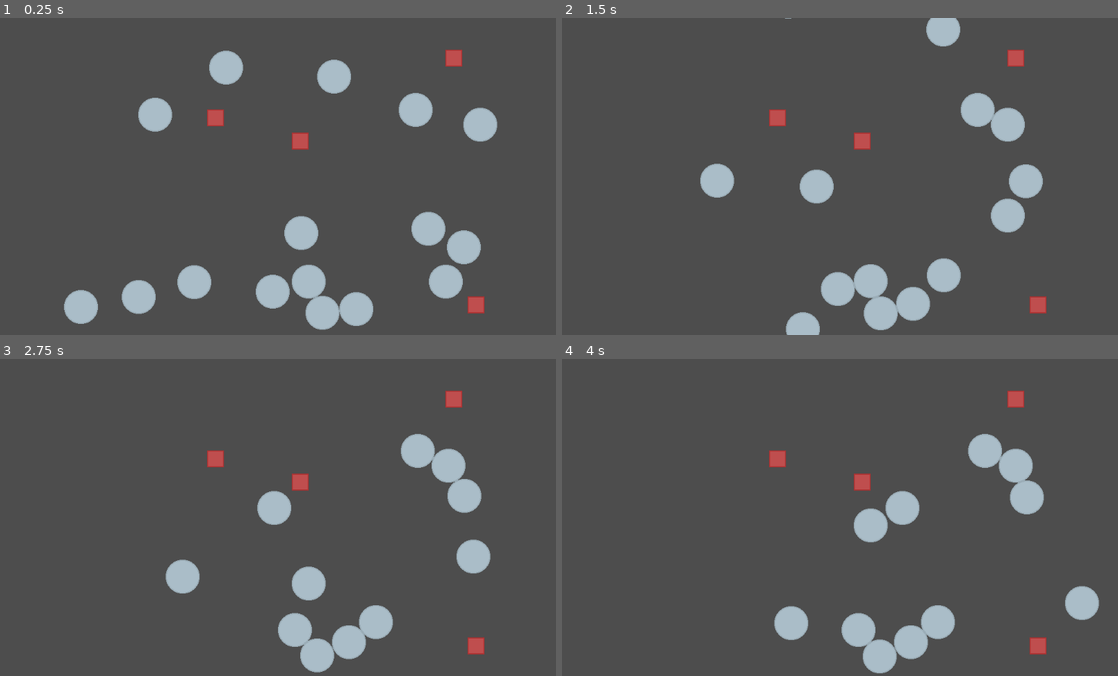
Above: before the commit, frames 1-4 (two rows, left to right).
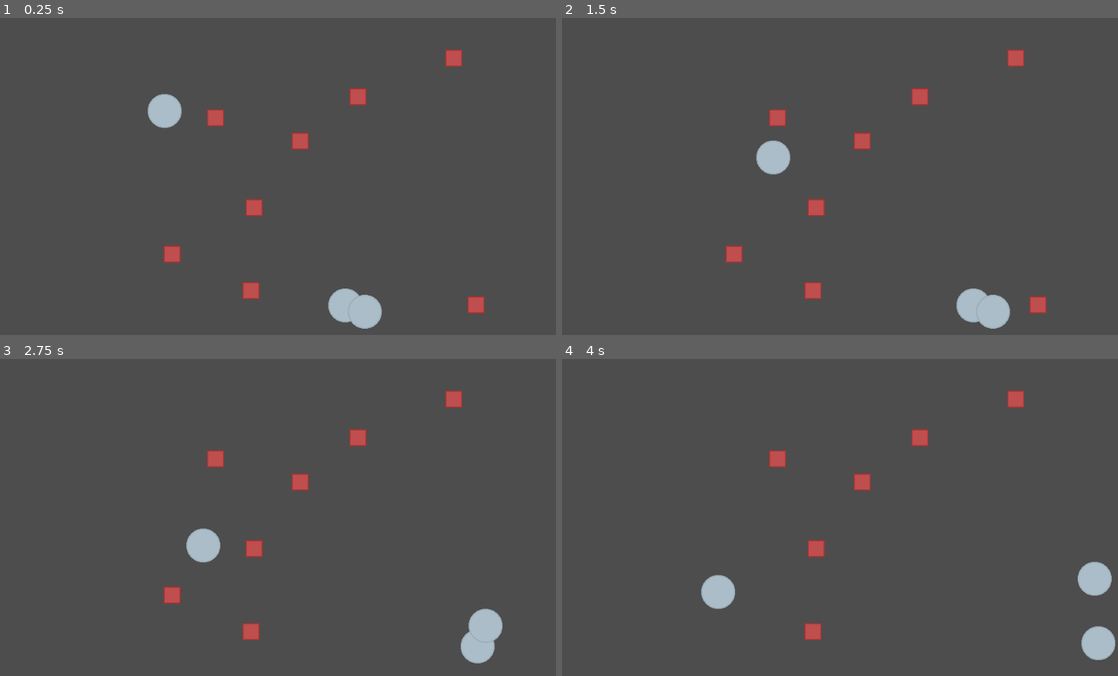
Above: after the commit, the same moments.

Repository: Nmugol/Siec_AI
Game: Godot game, scene res://Scenes/world.tscn
Same seed, same stepped clock (60 frames per second), same inputs: the game is played once before the commit and once after it.
Inputs:
- Up to frame 1 (0.25 s): no input
- Up to frame 2 (1.5 s): no input
- Up to frame 3 (2.75 s): no input
- Up to frame 4 (4 s): no input

The runs differ from the first frame. In frame 1, 8.6% of the frame differs, in the area x 11-90%, y 10-99%; in frame 2, 8.7%, in the area x 24-87%, y 0-100%; in frame 3, 7.8%; in frame 4, 7.9%.

Commit message:
dodanie kolizji

Diff:
--- a/Scenes/agent.tscn
+++ b/Scenes/agent.tscn
@@ -6,7 +6,8 @@
 [sub_resource type="CircleShape2D" id="CircleShape2D_1as8r"]
 radius = 32.0624
 
-[node name="Agent" type="RigidBody2D"]
+[node name="Agent" type="RigidBody2D" groups=["agent"]]
+collision_layer = 2
 gravity_scale = 0.0
 script = ExtResource("1_15jvk")
 metadata/_edit_group_ = true
--- a/Scenes/meal.tscn
+++ b/Scenes/meal.tscn
@@ -1,11 +1,14 @@
-[gd_scene load_steps=3 format=3 uid="uid://deypxtyh2j048"]
+[gd_scene load_steps=4 format=3 uid="uid://deypxtyh2j048"]
 
 [ext_resource type="Texture2D" uid="uid://dhb70u0w4j8r7" path="res://Icons/food.png" id="1_geyun"]
+[ext_resource type="Script" path="res://Script/meal.gd" id="1_kkyah"]
 
 [sub_resource type="RectangleShape2D" id="RectangleShape2D_6pqnq"]
 size = Vector2(32, 32)
 
-[node name="Area2D" type="Area2D"]
+[node name="Area2D" type="Area2D" groups=["meal"]]
+collision_mask = 2
+script = ExtResource("1_kkyah")
 metadata/_edit_group_ = true
 
 [node name="Sprite2D" type="Sprite2D" parent="."]
@@ -15,3 +18,5 @@
 
 [node name="CollisionShape2D" type="CollisionShape2D" parent="."]
 shape = SubResource("RectangleShape2D_6pqnq")
+
+[connection signal="body_entered" from="." to="." method="_on_body_entered"]
--- a/Scenes/world.tscn
+++ b/Scenes/world.tscn
@@ -4,3 +4,5 @@
 
 [node name="World" type="Node2D"]
 script = ExtResource("1_2tldo")
+how_many_agent = 3
+how_many_meal = 9
--- a/Script/World.gd
+++ b/Script/World.gd
@@ -24,6 +24,8 @@
 		agent_instance.position.x = pos_x
 		agent_instance.position.y = pos_y
 
+		agent_instance.name = "agent"+str(i+1)
+
 		add_child(agent_instance)
 
 func Meal_adding():
--- a/Script/agent.gd
+++ b/Script/agent.gd
@@ -1,6 +1,9 @@
 extends RigidBody2D
 
 @export var speed = 100  # Prędkość przeciwnika
+@export var eat_meal = 0
+
+var widow_size= DisplayServer.window_get_size()
 
 var direction = Vector2.ZERO  # Kierunek ruchu przeciwnika
 var change_direction_interval = 2.0  # Interwał zmiany kierunku w sekundach
@@ -11,7 +14,9 @@
 	time_since_direction_change += delta
 
 	# Jeśli czas od ostatniej zmiany kierunku przekroczył interwał, losujemy nowy kierunek
-	if time_since_direction_change >= change_direction_interval:
+	var boarder_x:bool = position.x <= 32 or position.x >= widow_size.x-32
+	var boarder_y:bool = position.y <= 32 or position.y >= widow_size.y-32
+	if time_since_direction_change >= change_direction_interval or boarder_x or boarder_y:
 		change_direction()
 		time_since_direction_change = 0.0
 
--- /dev/null
+++ b/Script/meal.gd
@@ -0,0 +1,18 @@
+extends Area2D
+
+
+# Called when the node enters the scene tree for the first time.
+func _ready():
+	pass # Replace with function body.
+
+
+# Called every frame. 'delta' is the elapsed time since the previous frame.
+func _process(delta):
+	pass
+
+
+func _on_body_entered(body):
+	if body.is_in_group("agent"):
+		print(body.name)
+		queue_free()
+	pass # Replace with function body.
